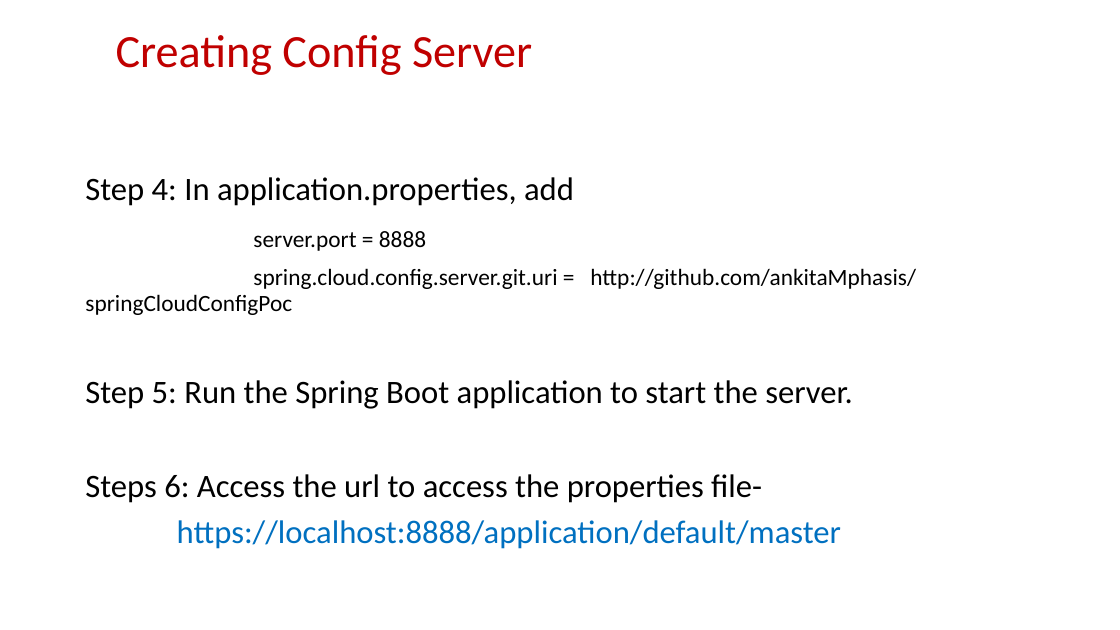
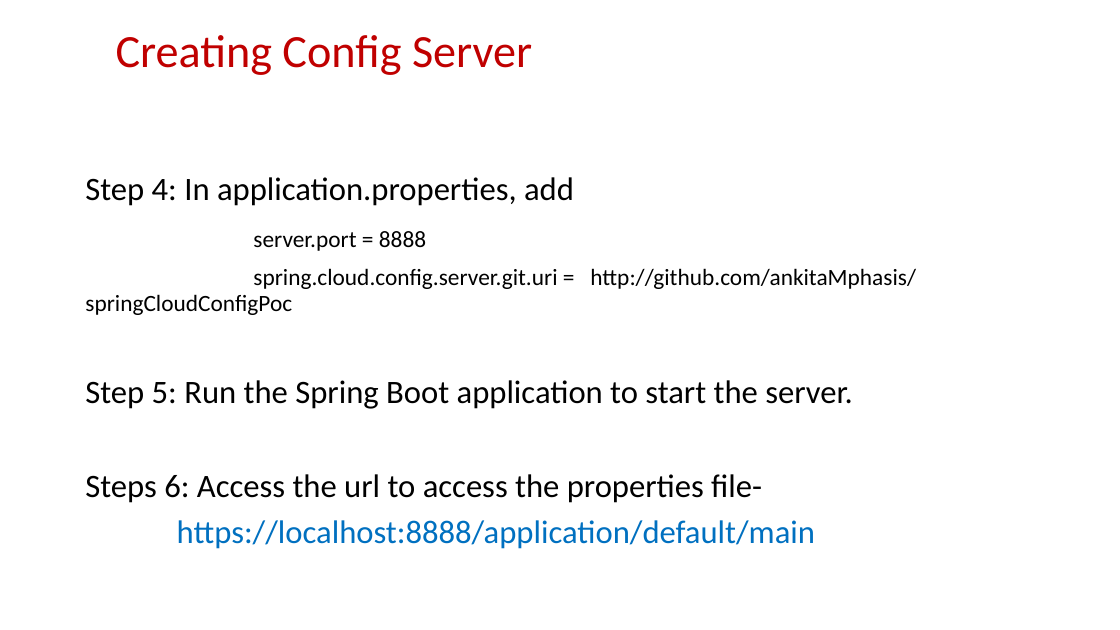
Before and after one commit to teamcryptic/spring-cloud-config-demo, a slide deck: slide 9 of Spring Cloud Config.pptx. Drawn at 1120x630 pixels with LibreOffice and Linux fonts; fonts in the diff are those of the drawing. Boxes give left, top, right and bottom in pixels: in the first picture for what was removed or moved away, otherwise in the second. Text is boxed around its words. In the diff, an @@ line names an element or a change of style, - is before the commit and + after.

```diff
--- a/Spring Cloud Config.pptx
+++ b/Spring Cloud Config.pptx
@@ text at box(177, 520, 815, 549): text changed @@
-https://localhost:8888/application/default/master
+https://localhost:8888/application/default/main
```
Also in this commit, not shown: 1 other slide changed.
